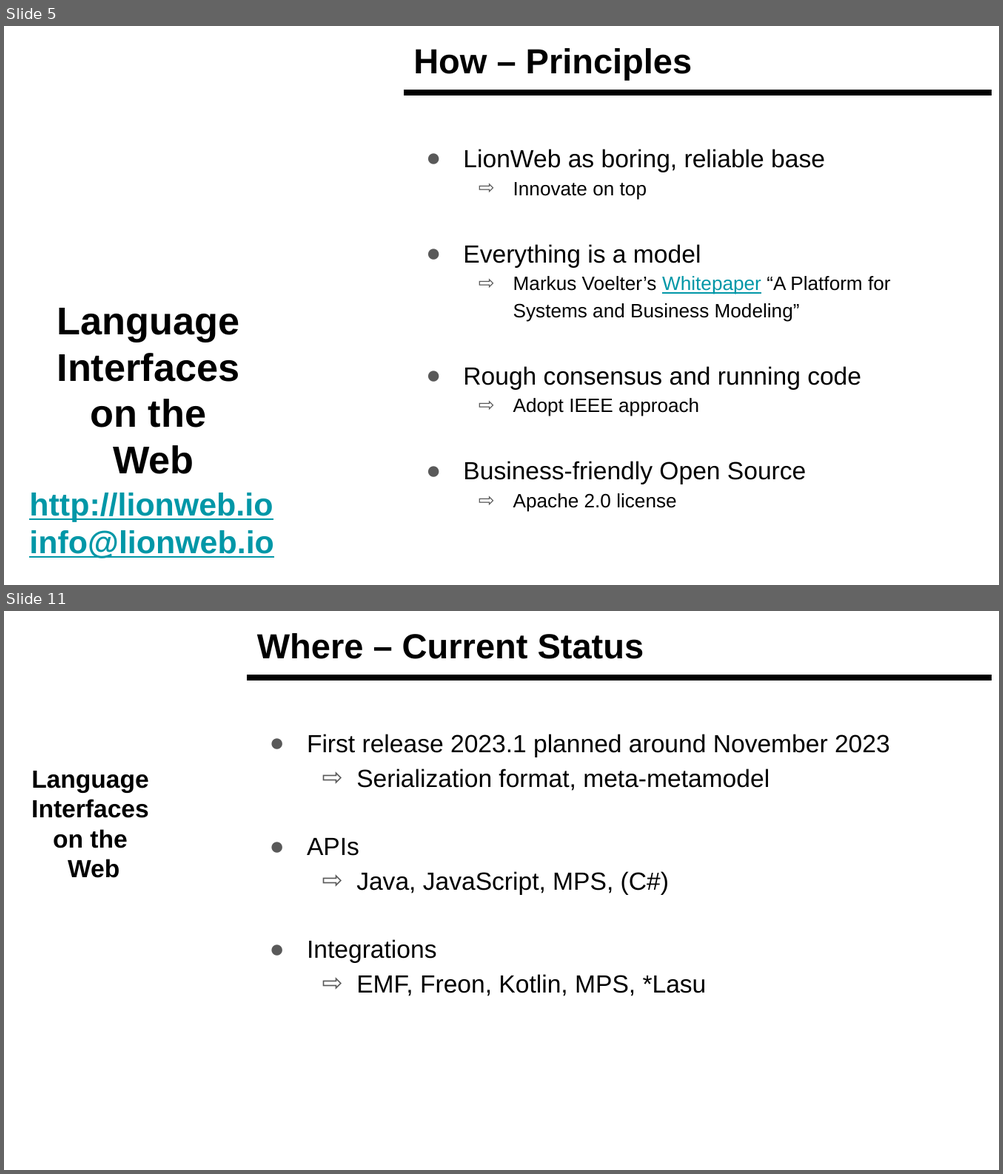
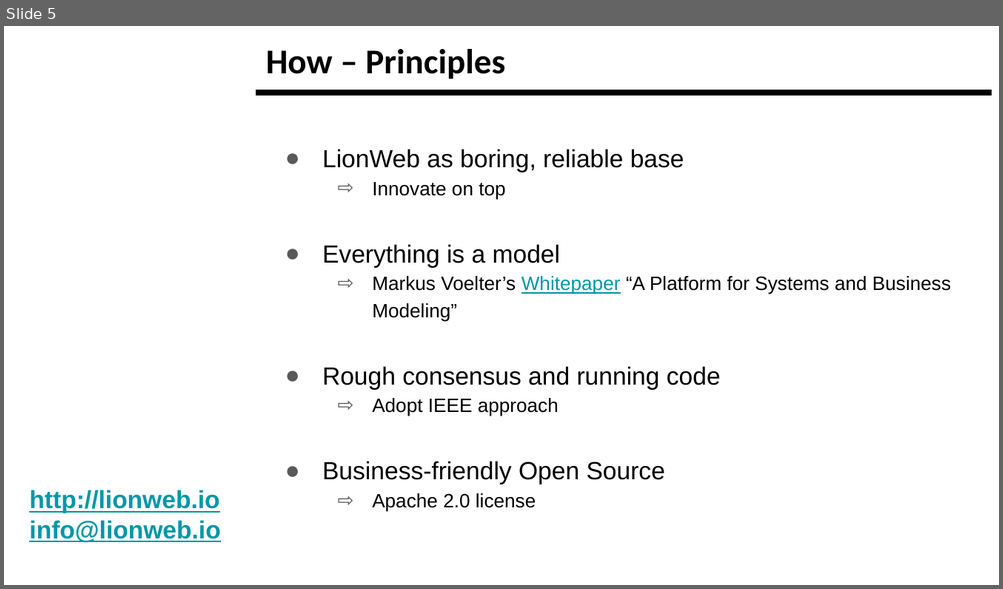
Before and after one commit to LionWeb-io/specification, a slide deck: resources/LangDev Talk.pptx. Shown one above the other, each under a label of ours: slides 5 and 11 before the commit, slide 5 after it; the slides between them are not shown. The pictures are 1003x1174 and 1003x589 pixels, drawn with LibreOffice and Linux fonts; fonts in the diff are those of the drawing; background and template pictures are left out. Boxes give left, top, right and bottom in pixels: in the first picture for what was removed or moved away, otherwise in the second. Text is boxed around its words. In the diff, an @@ line names an element or a change of style, - is before the commit and + after.

```diff
--- a/resources/LangDev Talk.pptx
+++ b/resources/LangDev Talk.pptx
@@ slide 11 removed at <box>4,611,999,1170</box>, background #FFFFFF @@
@@ title removed at <box>257,633,644,659</box> @@
-Where – Current Status
@@ line removed from (247, 678) to (992, 678) @@
@@ text removed at <box>307,734,890,997</box> @@
-● First release 2023.1 planned around November 2023
-  ⇨ Serialization format, meta-metamodel
-● APIs
-  ⇨ Java, JavaScript, MPS, (C#)
-● Integrations
-  ⇨ EMF, Freon, Kotlin, MPS, *Lasu
@@ text removed at <box>31,771,149,878</box> @@
-Language
-Interfaces
-on the
-Web
@@ slide 5 changed as well @@
@@ title "How – Principles": place and size @@
-title "How – Principles" at <box>413,48,692,80</box>
+title "How – Principles" at <box>266,49,505,79</box>
@@ title "How – Principles" at <box>266,49,505,79</box>: font Arial to Calibri @@
@@ line moved from (404, 93) - (992, 93) to (256, 93) - (992, 93) @@
@@ text "LionWeb as boring, reliable base" rewrapped from <box>463,149,891,512</box> to <box>322,149,950,512</box> @@
@@ text removed at <box>57,308,240,474</box> @@
-Language
-Interfaces
-on the
-Web
@@ text "http://lionweb.io" at <box>29,490,220,543</box>: size 23 to 18 pt @@
```
Also in this commit, not shown: 13 other slides changed, 7 slides added, 5 other slides removed.
